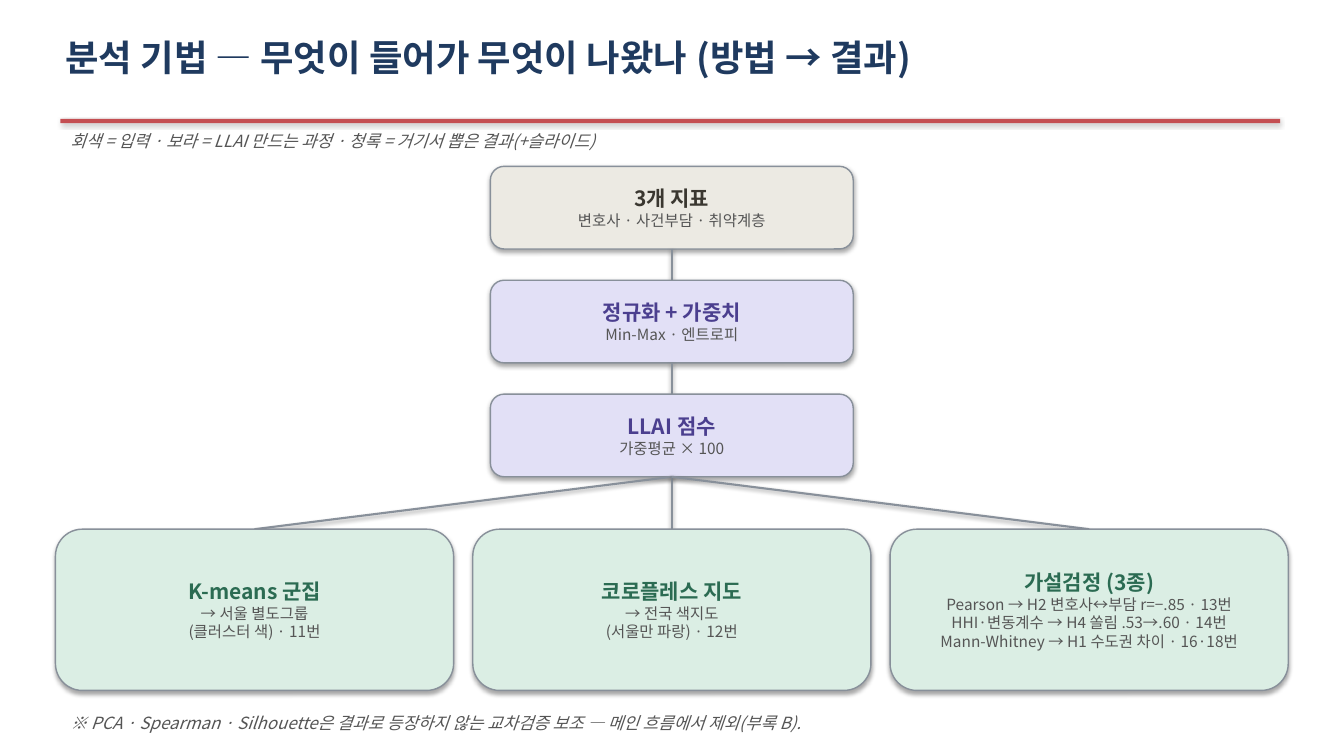
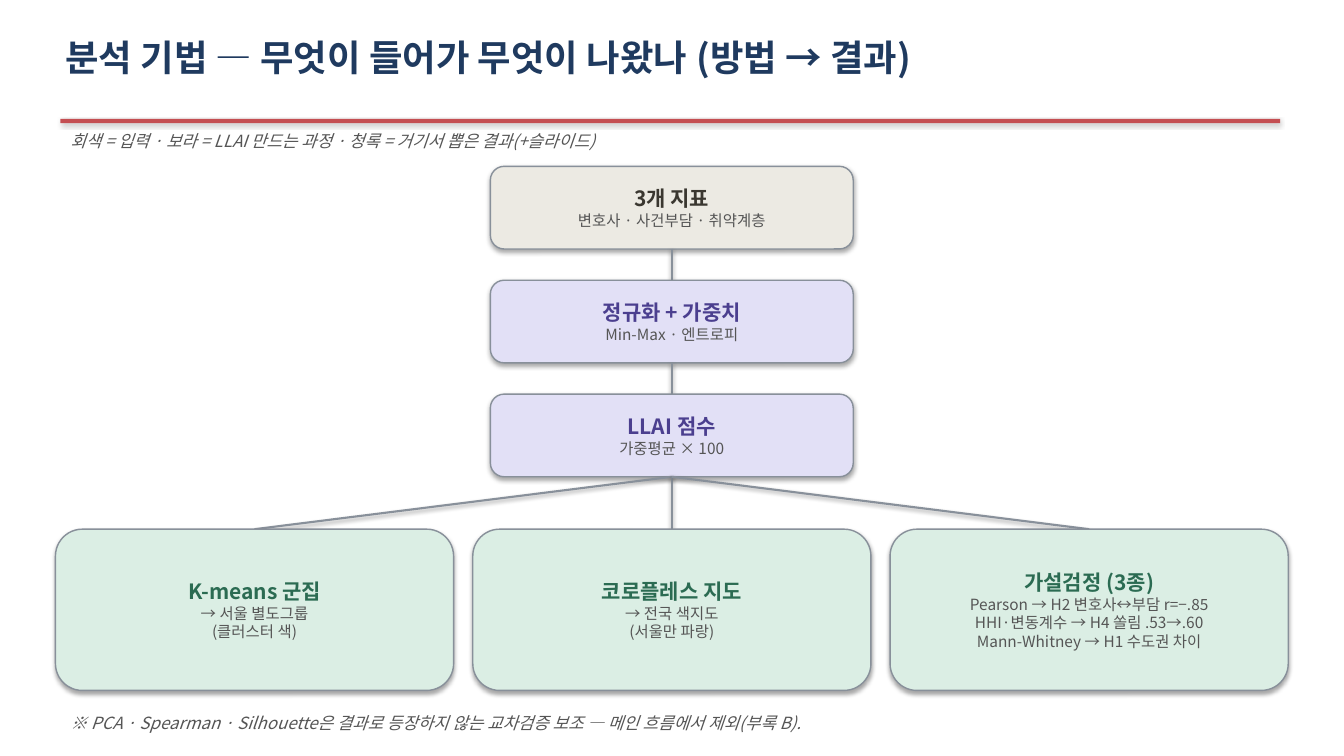
Before and after one commit to Allenkeem/llai-project, a slide deck: slide 11 of reports/발표자료.pptx. Drawn at 1344x756 pixels with LibreOffice and Linux fonts; fonts in the diff are those of the drawing. Boxes give left, top, right and bottom in pixels: in the first picture for what was removed or moved away, otherwise in the second. Text is boxed around its words. In the diff, an @@ line names an element or a change of style, - is before the commit and + after.

```diff
--- a/reports/발표자료.pptx
+++ b/reports/발표자료.pptx
@@ text in rounded rectangle at box(970, 597, 1209, 651): text changed @@
-Pearson → H2 변호사↔부담 r=−.85 · 13번
-HHI·변동계수 → H4 쏠림 .53→.60 · 14번
-Mann-Whitney → H1 수도권 차이 · 16·18번
+Pearson → H2 변호사↔부담 r=−.85
+HHI·변동계수 → H4 쏠림 .53→.60
+Mann-Whitney → H1 수도권 차이
@@ text in rounded rectangle at box(212, 624, 297, 640): text changed @@
-(클러스터 색) · 11번
+(클러스터 색)
@@ text in rounded rectangle at box(629, 624, 715, 640): text changed @@
-(서울만 파랑) · 12번
+(서울만 파랑)
```
Also in this commit, not shown: 16 other slides changed.
